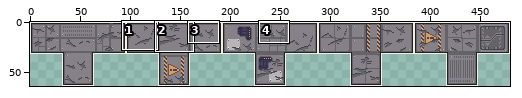
One commit to this pixel-art file: art/modules/Floor_x2x3.ase. Above: a wide view before the commit, with the close-up outlined.
Close-up. First the earlier version:
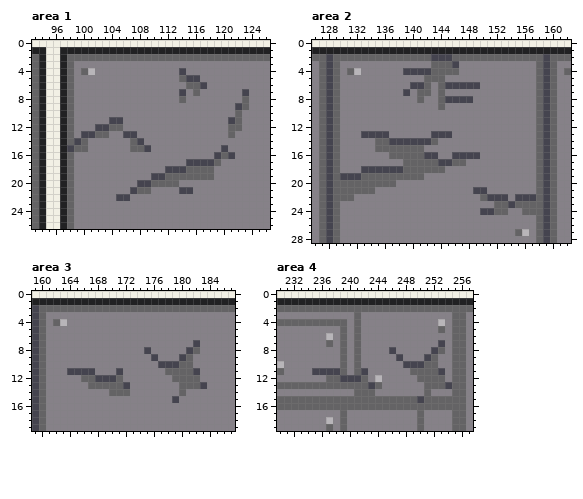
480x64 pixels, 1 frame. Shown: area 1: x 93..126, y 0..26; area 2: x 126..162, y 0..28; area 3: x 159..187, y 0..19; area 4: x 230..257, y 0..19. The commit also changed other parts of the picture, which this record leaves out.
And afterwards:
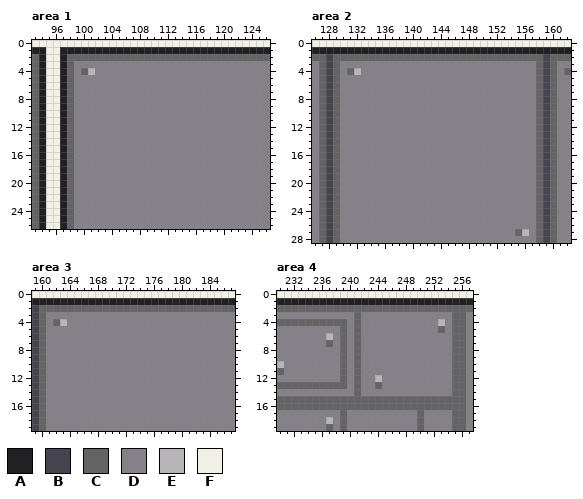
Palette (. is transparent): A #212123  B #45444f  C #646365  D #868188  E #b8b5b9  F #f2f0e5
The exact change:
layer "Layer 2" now hidden
--- area 1
@@ x 93..126 @@
  3 CAFFACDDDDDDDDDDDDDDDDDDDDDDDDDDDD
- 4 CAFFACDCEDDDDDDDDDDDDBDDDDDDDDDDDD
- 5 CAFFACDDDDDDDDDDDDDDDCBBDDDDDDDDDD
- 6 CAFFACDDDDDDDDDDDDDDDDCCBDDDDDDDDD
- 7 CAFFACDDDDDDDDDDDDDDDBDCDDDDDDBDDD
- 8 CAFFACDDDDDDDDDDDDDDDCDDDDDDDDCDDD
- 9 CAFFACDDDDDDDDDDDDDDDDDDDDDDDBCDDD
-10 CAFFACDDDDDDDDDDDDDDDDDDDDDDDCDDDD
-11 CAFFACDDDDDBBDDDDDDDDDDDDDDDBCDDDD
-12 CAFFACDDDBBCCDDDDDDDDDDDDDDDCCDDDD
-13 CAFFACDBBCCDDBBDDDDDDDDDDDDDCDDDDD
-14 CAFFACBCDDDDDDCBDDDDDDDDDDDDDDDDDD
-15 CAFFABCCDDDDDDCCBDDDDDDDDDDBDDDDDD
-16 CAFFACDDDDDDDDDDDDDDDDDDDDBCBDDDDD
-17 CAFFACDDDDDDDDDDDDDDDDBBBBCDDDDDDD
-18 CAFFACDDDDDDDDDDDDDBBBCCCCDDDDDDDD
-19 CAFFACDDDDDDDDDDDBBCCCCCCCDDDDDDDD
-20 CAFFACDDDDDDDDDBBCCCCDDDDDDDDDDDDD
-21 CAFFACDDDDDDDDBCCDDDDBBDDDDDDDDDDD
-22 CAFFACDDDDDDBBDDDDDDDDDDDDDDDDDDDD
+ 4 CAFFACDCEDDDDDDDDDDDDDDDDDDDDDDDDD
+ 5 CAFFACDDDDDDDDDDDDDDDDDDDDDDDDDDDD
+ 6 CAFFACDDDDDDDDDDDDDDDDDDDDDDDDDDDD
+ 7 CAFFACDDDDDDDDDDDDDDDDDDDDDDDDDDDD
+ 8 CAFFACDDDDDDDDDDDDDDDDDDDDDDDDDDDD
+ 9 CAFFACDDDDDDDDDDDDDDDDDDDDDDDDDDDD
+10 CAFFACDDDDDDDDDDDDDDDDDDDDDDDDDDDD
+11 CAFFACDDDDDDDDDDDDDDDDDDDDDDDDDDDD
+12 CAFFACDDDDDDDDDDDDDDDDDDDDDDDDDDDD
+13 CAFFACDDDDDDDDDDDDDDDDDDDDDDDDDDDD
+14 CAFFACDDDDDDDDDDDDDDDDDDDDDDDDDDDD
+15 CAFFACDDDDDDDDDDDDDDDDDDDDDDDDDDDD
+16 CAFFACDDDDDDDDDDDDDDDDDDDDDDDDDDDD
+17 CAFFACDDDDDDDDDDDDDDDDDDDDDDDDDDDD
+18 CAFFACDDDDDDDDDDDDDDDDDDDDDDDDDDDD
+19 CAFFACDDDDDDDDDDDDDDDDDDDDDDDDDDDD
+20 CAFFACDDDDDDDDDDDDDDDDDDDDDDDDDDDD
+21 CAFFACDDDDDDDDDDDDDDDDDDDDDDDDDDDD
+22 CAFFACDDDDDDDDDDDDDDDDDDDDDDDDDDDD
 23 CAFFACDDDDDDDDDDDDDDDDDDDDDDDDDDDD
--- area 2
@@ x 137..151 @@
  1 AAAAAAAAAAAAAAA
- 2 CCCCCCBBBCCCCCC
- 3 DDDDDDCCCBDDDDD
- 4 DDBBBBCCCCDDDDD
- 5 DDDDDCCCDDDDDDD
- 6 DDDBBCDCBBBBBDD
- 7 DDBDCCDCDDDDDDD
- 8 DDDDCDDCBBBBDDD
- 9 DDDDDDDCDDDDDDD
+ 2 CCCCCCCCCCCCCCC
+ 3 DDDDDDDDDDDDDDD
+ 4 DDDDDDDDDDDDDDD
+ 5 DDDDDDDDDDDDDDD
+ 6 DDDDDDDDDDDDDDD
+ 7 DDDDDDDDDDDDDDD
+ 8 DDDDDDDDDDDDDDD
+ 9 DDDDDDDDDDDDDDD
 10 DDDDDDDDDDDDDDD
@@ x 126..162 @@
 12 DCBCDDDDDDDDDDDDDDDDDDDDDDDDDDDDCBCDD
-13 DCBCDDDBBBBDDDDDDBBBDDDDDDDDDDDDCBCDD
-14 DCBCDDDDDCCBBBBBBCDDDDDDDDDDDDDDCBCDD
-15 DCBCDDDDDCCCCCCCDDDDDDDDDDDDDDDDCBCDD
-16 DCBCDDDDDDDCCCCCBBDDBBBBDDDDDDDDCBCDD
-17 DCBCDDDDDDDDDCCCCCBBCCDDDDDDDDDDCBCDD
-18 DCBCDDDBBBBBBCCCCCCDDDDDDDDDDDDDCBCDD
-19 DCBCBBBCCCCCCCCCDDDDDDDDDDDDDDDDCBCDD
-20 DCBCCCCCCCCCDDDDDDDDDDDDDDDDDDDDCBCDD
-21 DCBCCCCCCDDDDDDDDDDDDDDBBDDDDDDDCBCDD
-22 DCBCCCDDDDDDDDDDDDDDDDDDCBBBDBBBCBCDD
-23 DCBCDDDDDDDDDDDDDDDDDDDDDDCCBCCCCBCDD
-24 DCBCDDDDDDDDDDDDDDDDDDDDBBCCDDCCCBCDD
+13 DCBCDDDDDDDDDDDDDDDDDDDDDDDDDDDDCBCDD
+14 DCBCDDDDDDDDDDDDDDDDDDDDDDDDDDDDCBCDD
+15 DCBCDDDDDDDDDDDDDDDDDDDDDDDDDDDDCBCDD
+16 DCBCDDDDDDDDDDDDDDDDDDDDDDDDDDDDCBCDD
+17 DCBCDDDDDDDDDDDDDDDDDDDDDDDDDDDDCBCDD
+18 DCBCDDDDDDDDDDDDDDDDDDDDDDDDDDDDCBCDD
+19 DCBCDDDDDDDDDDDDDDDDDDDDDDDDDDDDCBCDD
+20 DCBCDDDDDDDDDDDDDDDDDDDDDDDDDDDDCBCDD
+21 DCBCDDDDDDDDDDDDDDDDDDDDDDDDDDDDCBCDD
+22 DCBCDDDDDDDDDDDDDDDDDDDDDDDDDDDDCBCDD
+23 DCBCDDDDDDDDDDDDDDDDDDDDDDDDDDDDCBCDD
+24 DCBCDDDDDDDDDDDDDDDDDDDDDDDDDDDDCBCDD
 25 DCBCDDDDDDDDDDDDDDDDDDDDDDDDDDDDCBCDD
--- area 3
@@ x 159..187 @@
  6 BCDDDDDDDDDDDDDDDDDDDDDDDDDDD
- 7 BCDDDDDDDDDDDDDDDDDDDDDBDDDDD
- 8 BCDDDDDDDDDDDDDDBDDDDDBCDDDDD
- 9 BCDDDDDDDDDDDDDDDBDDDBCDDDDDD
-10 BCDDDDDDDDDDDDDDDDBBBCCDDDDDD
-11 BCDDDBBBBDDDBDDDDDDCCCCBDDDDD
-12 BCDDDDDCCBBBCDDDDDDDCCCCDDDDD
-13 BCDDDDDDCCCCCBDDDDDDDCCCBDDDD
-14 BCDDDDDDDDDCCCDDDDDDDCDDDDDDD
-15 BCDDDDDDDDDDDDDDDDDDBDDDDDDDD
+ 7 BCDDDDDDDDDDDDDDDDDDDDDDDDDDD
+ 8 BCDDDDDDDDDDDDDDDDDDDDDDDDDDD
+ 9 BCDDDDDDDDDDDDDDDDDDDDDDDDDDD
+10 BCDDDDDDDDDDDDDDDDDDDDDDDDDDD
+11 BCDDDDDDDDDDDDDDDDDDDDDDDDDDD
+12 BCDDDDDDDDDDDDDDDDDDDDDDDDDDD
+13 BCDDDDDDDDDDDDDDDDDDDDDDDDDDD
+14 BCDDDDDDDDDDDDDDDDDDDDDDDDDDD
+15 BCDDDDDDDDDDDDDDDDDDDDDDDDDDD
 16 BCDDDDDDDDDDDDDDDDDDDDDDDDDDD
--- area 4
@@ x 230..257 @@
  6 DDDDDDDEDCDCDDDDDDDDDDDDDCCD
- 7 DDDDDDDCDCDCDDDDDDDDDDDBDCCD
- 8 DDDDDDDDDCDCDDDDBDDDDDBCDCCD
- 9 DDDDDDDDDCDCDDDDDBDDDBCDDCCD
-10 EDDDDDDDDCDCDDDDDDBBBCCDDCCD
-11 CDDDDBBBBCDCBDDDDDDCCCCBDCCD
-12 DDDDDDDCCBBBCDEDDDDDCCCCDCCD
-13 CCCCCCCCCCCCCBCDDDDDDCCCBCCD
-14 DDDDDDDDDDDCCCDDDDDDDCDDDCCD
-15 CCCCCCCCCCCCCCCCCCCCBCCCCCCD
+ 7 DDDDDDDCDCDCDDDDDDDDDDDDDCCD
+ 8 DDDDDDDDDCDCDDDDDDDDDDDDDCCD
+ 9 DDDDDDDDDCDCDDDDDDDDDDDDDCCD
+10 EDDDDDDDDCDCDDDDDDDDDDDDDCCD
+11 CDDDDDDDDCDCDDDDDDDDDDDDDCCD
+12 DDDDDDDDDCDCDDEDDDDDDDDDDCCD
+13 CCCCCCCCCCDCDDCDDDDDDDDDDCCD
+14 DDDDDDDDDDDCDDDDDDDDDDDDDCCD
+15 CCCCCCCCCCCCCCCCCCCCCCCCCCCD
 16 CCCCCCCCCCCCCCCCCCCCCCCCCCCD
Changed places in both close-ups, as pixel boxes (x1, y1, x2, y2):
changed: (67, 68, 249, 201)
changed: (340, 54, 536, 215)
changed: (67, 340, 207, 403)
changed: (312, 340, 452, 403)
